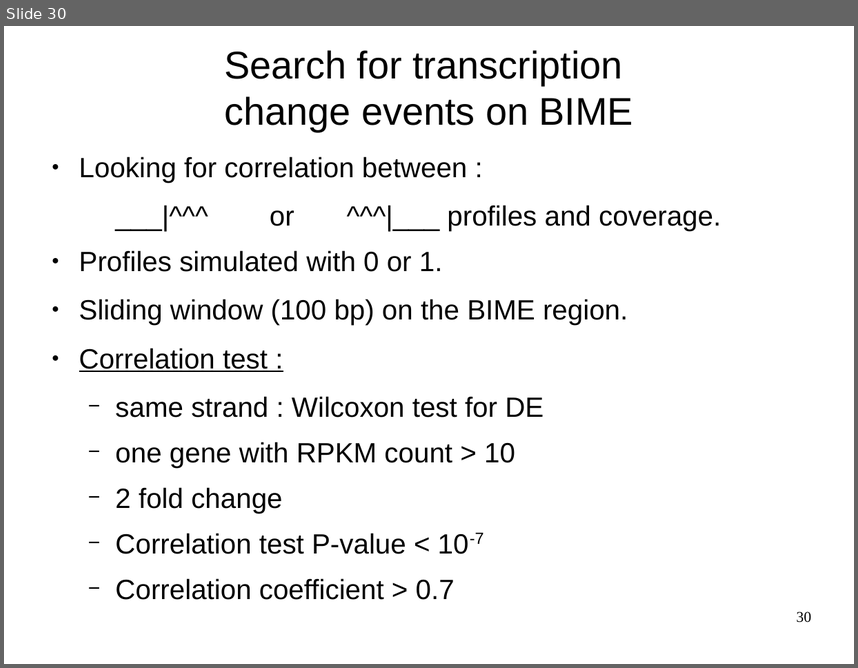
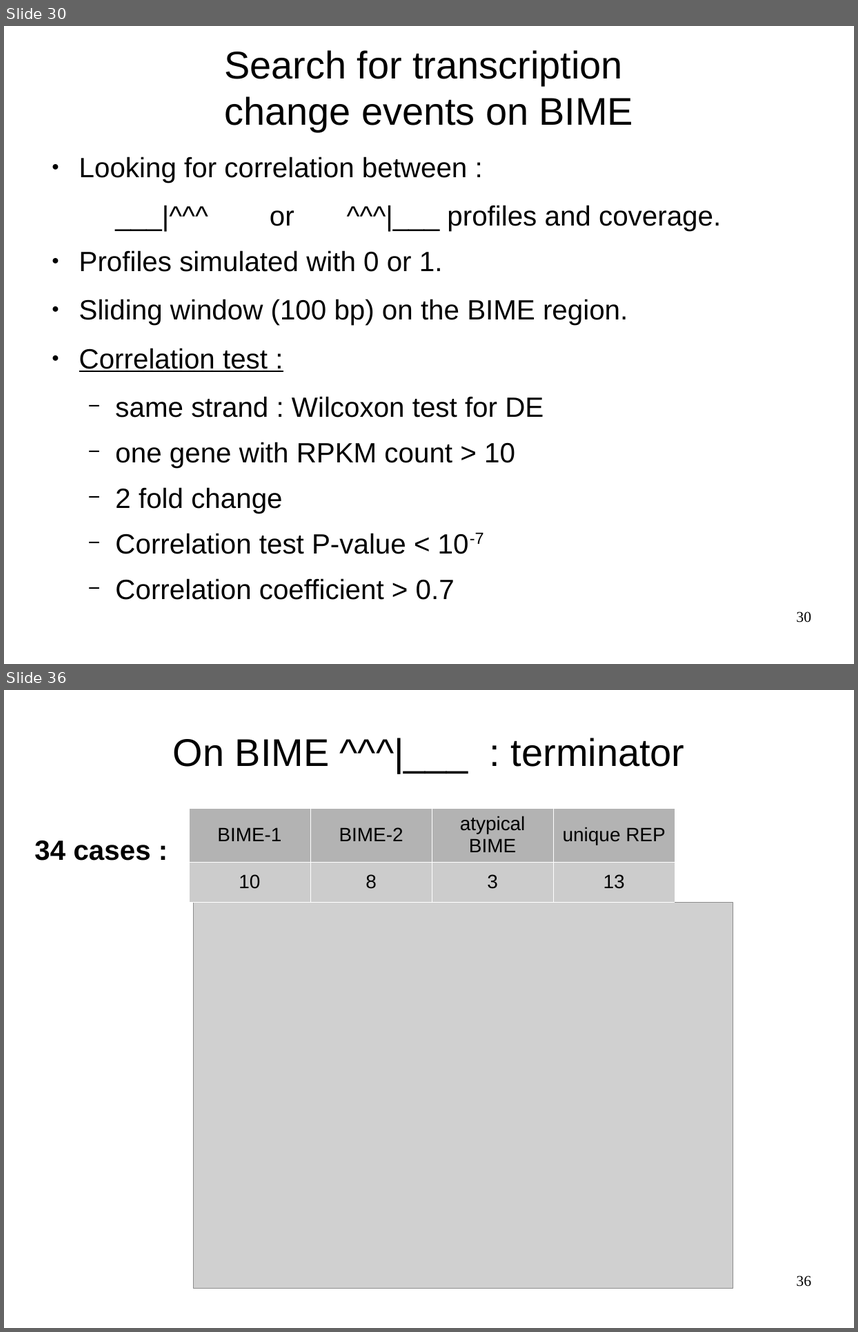
Before and after one commit to mesmeraf/stage_M2, a slide deck: presentation.odp. Shown one above the other, each under a label of ours: slide 30 before the commit, slides 30 and 36 after it; the slides between them are not shown. The pictures are 858x668 and 858x1332 pixels, drawn with LibreOffice and Linux fonts; fonts in the diff are those of the drawing; grey boxes stand for pictures; background and template pictures are left out. Boxes give left, top, right and bottom in pixels: in the first picture for what was removed or moved away, otherwise in the second. Text is boxed around its words. In the diff, an @@ line names an element or a change of style, - is before the commit and + after.

Commit message:
Ajout resultats BIME presentation

```diff
--- a/presentation.odp
+++ b/presentation.odp
@@ slide 36 added at (4,690,854,1328), background picture (left out) @@
@@ title added at (173,738,684,767), 36 pt, text #000000 @@
+On BIME ^^^|___ : terminator
@@ table added at (189,808,677,899), 2 rows, 4 columns @@
+BIME-1 | BIME-2 | atypical BIME | unique REP
+10 | 8 | 3 | 13
@@ text added at (34,840,151,860), 26 pt, text #000000, bold @@
+34 cases :
@@ picture added at (193,902,733,1288) @@
@@ page number added at (796,1275,811,1286), 14 pt, text #000000 @@
+36
```
Also in this commit, not shown: 3 slides changed, 5 other slides added, 5 other files.
